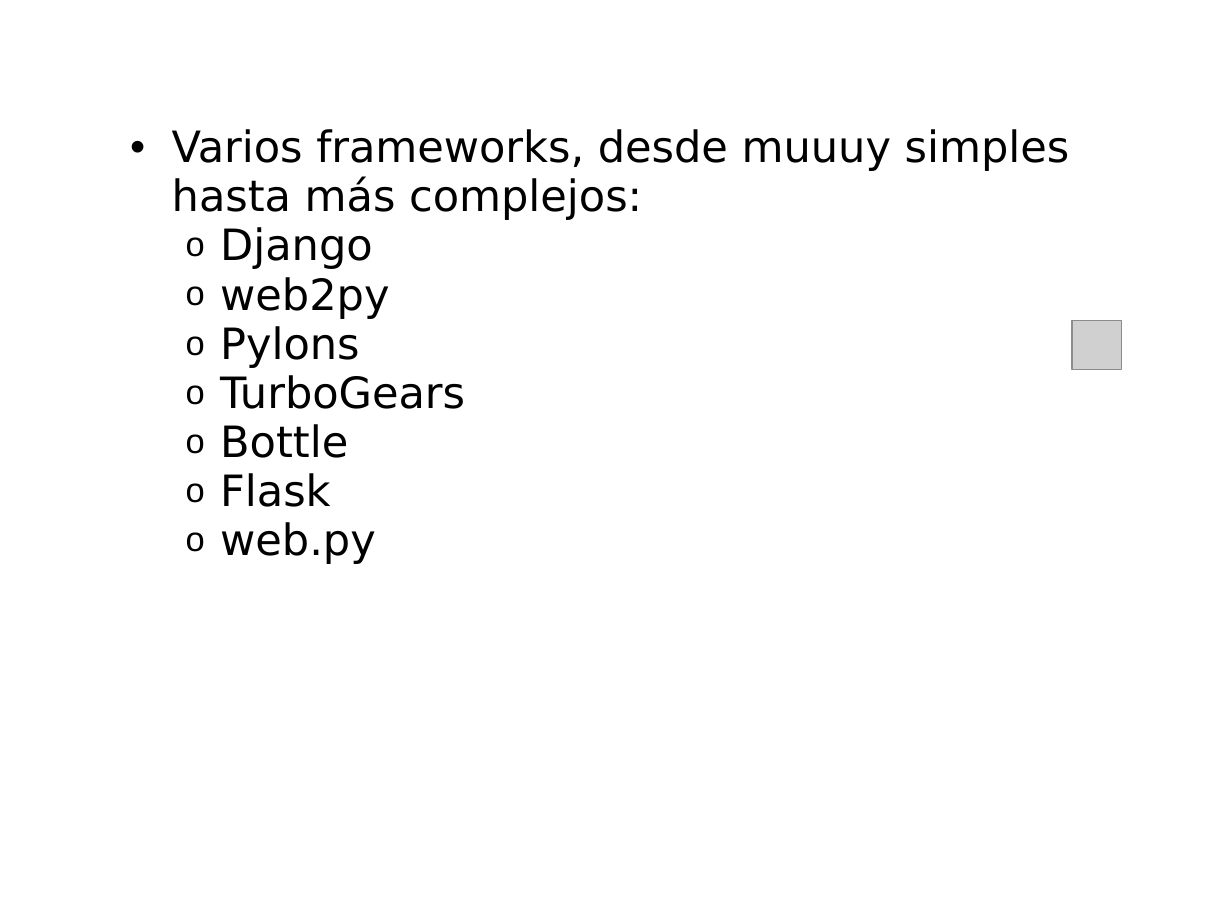
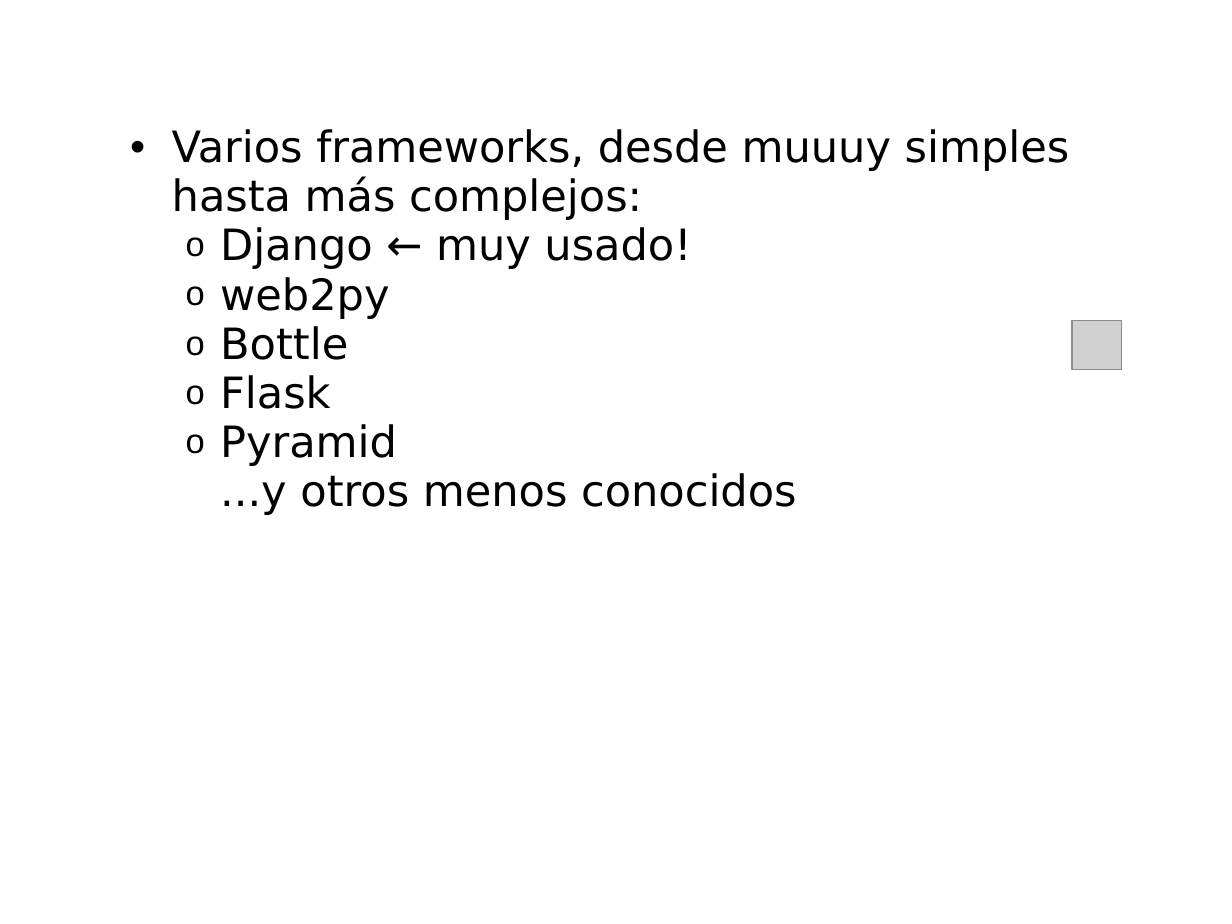
Before and after one commit to fisadev/talks, a slide deck: slide 14 of intro-python/intro-python.odp. Drawn at 1232x924 pixels with LibreOffice and Linux fonts; fonts in the diff are those of the drawing; grey boxes stand for pictures; background and template pictures are left out. Boxes give left, top, right and bottom in pixels: in the first picture for what was removed or moved away, otherwise in the second. Text is boxed around its words. In the diff, an @@ line names an element or a change of style, - is before the commit and + after.

```diff
--- a/intro-python/intro-python.odp
+++ b/intro-python/intro-python.odp
@@ subtitle at (220, 227, 691, 269): text changed @@
-    o Django
+    o Django ← muy usado!
@@ subtitle at (220, 326, 465, 409): paragraphs removed @@
-    o Pylons
-    o TurboGears
@@ subtitle at (220, 424, 796, 515): text changed @@
-    o web.py
+    o Pyramid
+    ...y otros menos conocidos
```
Also in this commit, not shown: 6 other slides changed, 1 slide added, 1 other file.
